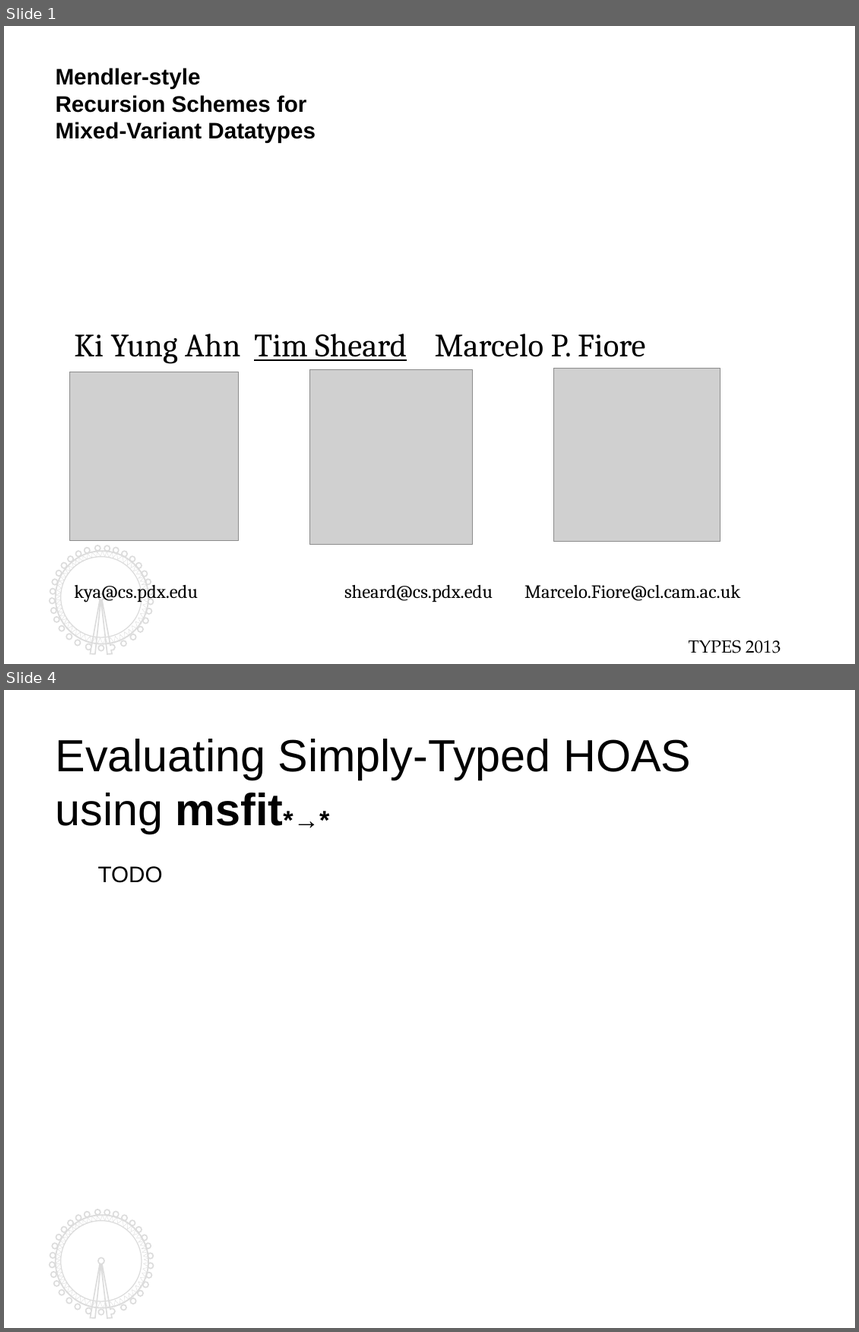
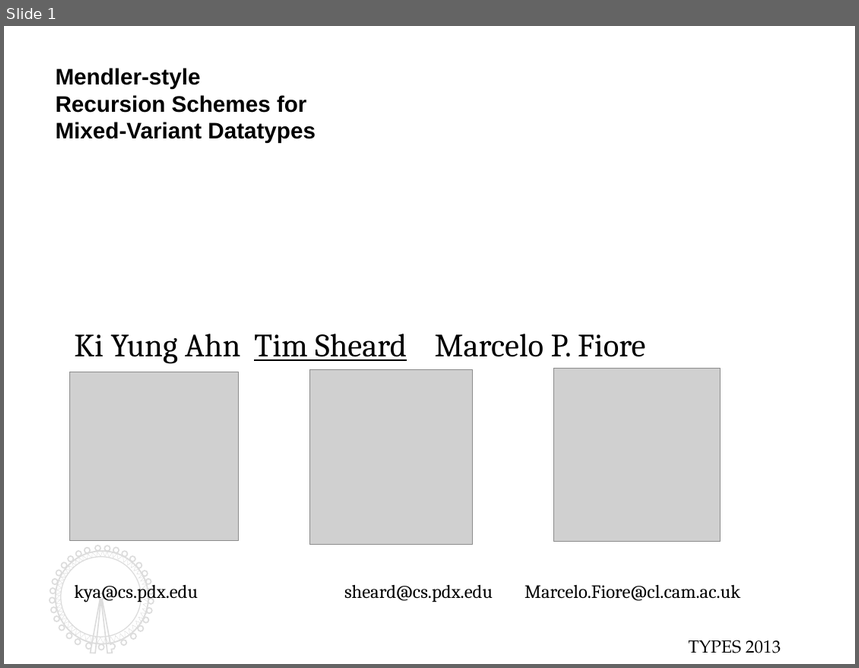
Before and after one commit to kyagrd/nax, a slide deck: trunk/draft/TYPES13/ppt/myslide.odp. Shown one above the other, each under a label of ours: slides 1 and 4 before the commit, slide 1 after it; the slides between them are not shown. The pictures are 859x1332 and 859x668 pixels, drawn with LibreOffice and Linux fonts; fonts in the diff are those of the drawing; grey boxes stand for pictures. Boxes give left, top, right and bottom in pixels: in the first picture for what was removed or moved away, otherwise in the second. Text is boxed around its words. In the diff, an @@ line names an element or a change of style, - is before the commit and + after.

```diff
--- a/trunk/draft/TYPES13/ppt/myslide.odp
+++ b/trunk/draft/TYPES13/ppt/myslide.odp
@@ slide 4 removed at [4, 690, 855, 1328], background #FFFFFF; not listed: 4 template elements that a slide beside it also shows @@
@@ text removed at [56, 739, 691, 834] @@
-Evaluating Simply-Typed HOAS
-using msfit*→*
@@ text removed at [98, 866, 163, 883] @@
-TODO
@@ slide 1 changed as well @@
@@ freeform shape at [49, 547, 154, 655]: outline redrawn @@
```
Also in this commit, not shown: 2 other slides changed, 6 slides added, 2 other slides removed, 1 other file.
